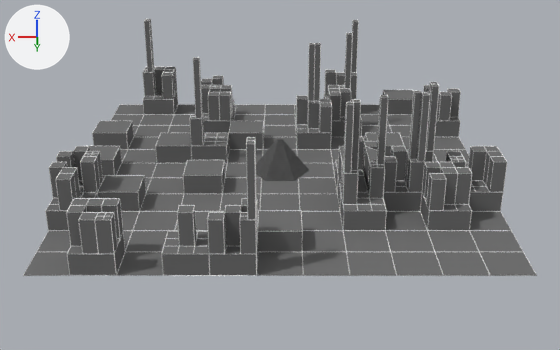
Renders of the Blender file obj/vr-environment.blend from each side of a commit.
One viewpoint serves both versions: a camera (50 mm lens) standing at (0.0, 42.2, 18.9) and looking at (0.0, -0.4, -0.5). The axes (+X, +Y, +Z) are drawn at upper left. The lights are the same throughout. The same objects are shown in both versions, whatever each file hides.

The first picture shows 'Plane', 'Pyramid'.
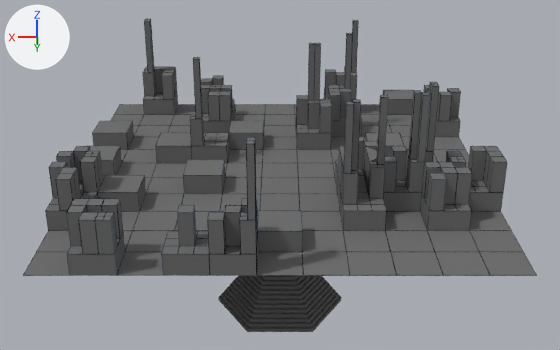
Location of each change, [x1, y1, x2, y2] in pixels of the pictures (560 x 350 px):
'Plane', surface changed: [23, 19, 537, 276] in both
'Pyramid', moved, rescaled: before [256, 138, 309, 181]; after [218, 276, 342, 332]

Patch to the scene script:
```diff
--- a/obj/vr-environment.blend.py
+++ b/obj/vr-environment.blend.py
@@ mat_material_002 @@
 mat_material_002 = diffuse_material('Material.002')
-mat_material_002.base_color = (0.8, 0.8, 0.8)  # white #e7e7e7
+mat_material_002.texture = img_environment_texture
@@ ob_pyramid @@
 ob_pyramid = bpy.data.objects.new('Pyramid', me_pyramid)
-ob_pyramid.location = (0.0, 0.0, 0.0)
+ob_pyramid.location = (0.0, 0.0, -9.15)
+ob_pyramid.scale = (2.32, 2.32, 2.32)
```
